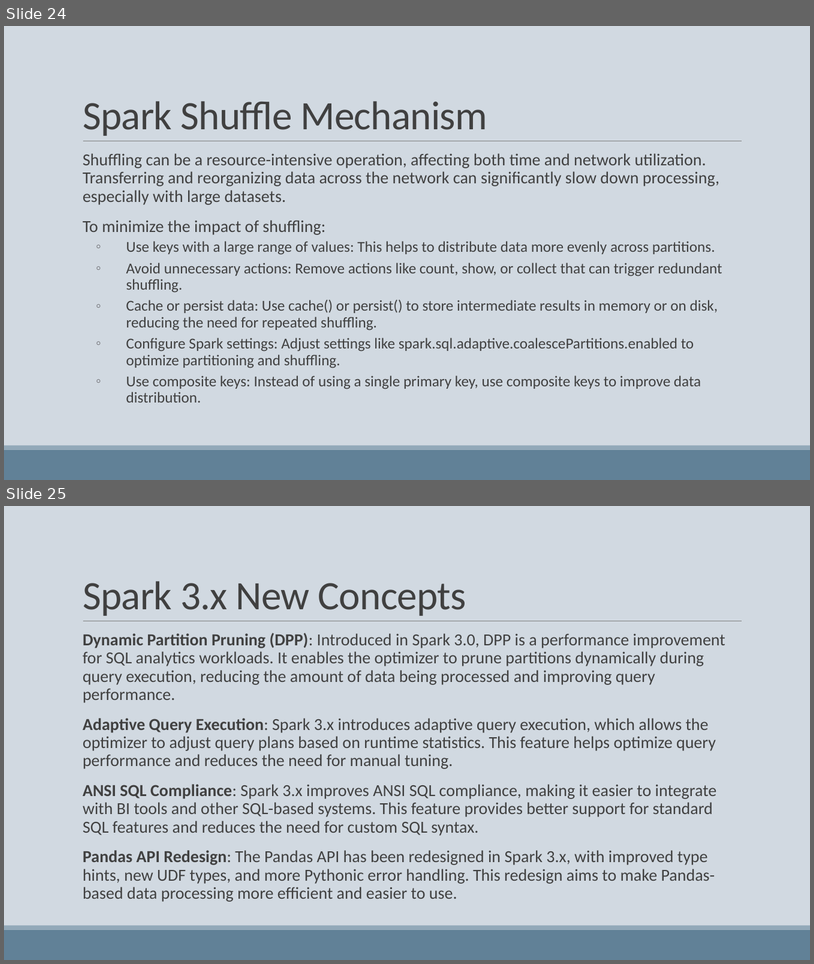
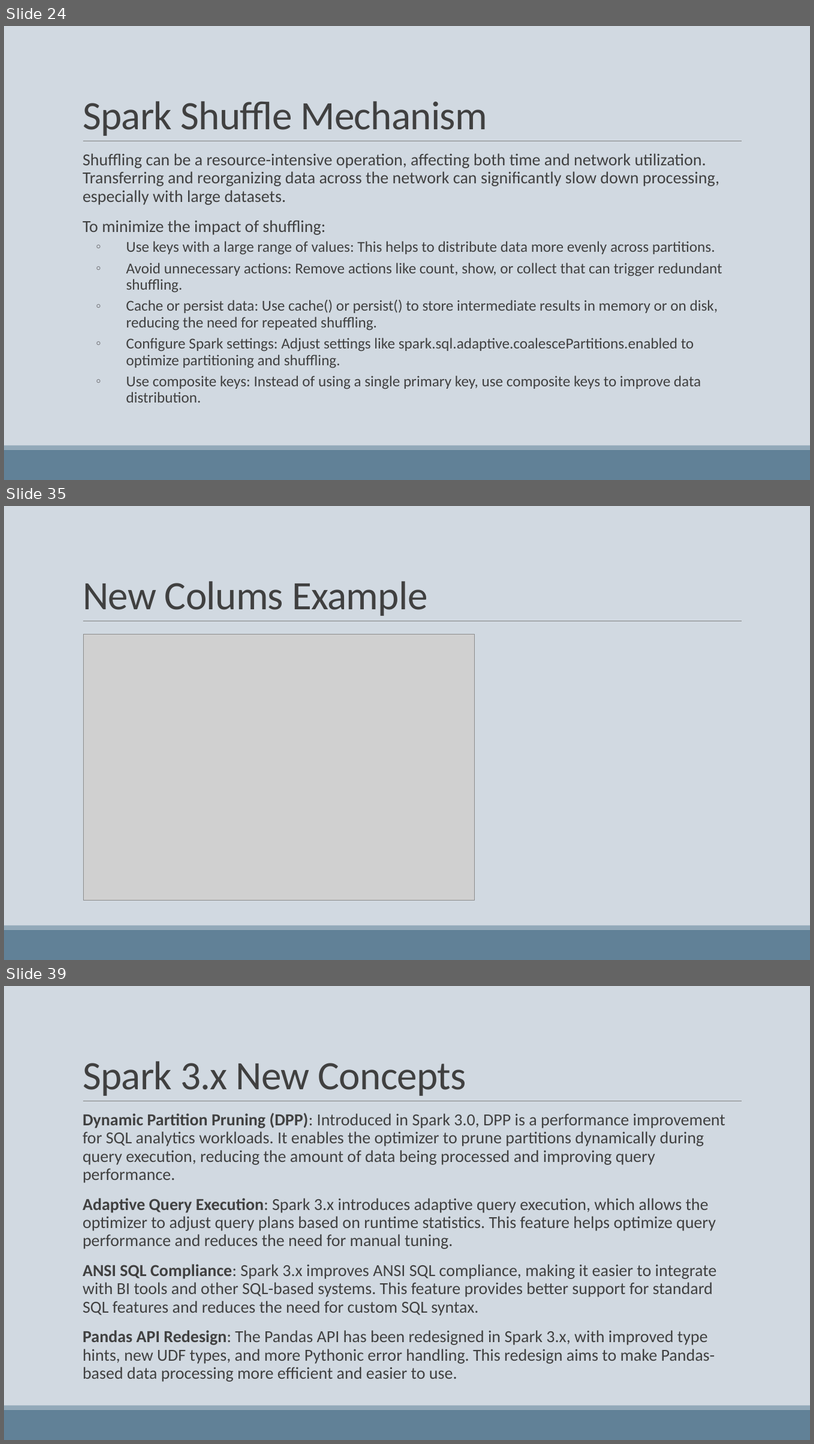
Before and after one commit to robertoprjr/presentations, a slide deck: apache_spark_2x.pptx. Shown one above the other, each under a label of ours: slides 24 and 25 before the commit, slides 24, 35 and 39 after it; the slides between them are not shown. The pictures are 814x964 and 814x1444 pixels, drawn with LibreOffice and Linux fonts; fonts in the diff are those of the drawing; grey boxes stand for pictures. Boxes give left, top, right and bottom in pixels: in the first picture for what was removed or moved away, otherwise in the second. Text is boxed around its words. In the diff, an @@ line names an element or a change of style, - is before the commit and + after.

```diff
--- a/apache_spark_2x.pptx
+++ b/apache_spark_2x.pptx
@@ slide 35 added at bbox=[4, 506, 810, 960], background #D1D9E1; not listed: 3 template elements that a slide beside it also shows @@
@@ title added at bbox=[83, 581, 428, 616], 48 pt, text #404040 @@
+New Colums Example
@@ picture added at bbox=[83, 634, 474, 900] @@
@@ what was slide 25 is now slide 39 @@
```
Also in this commit, not shown: 16 other slides added, 1 other file.
